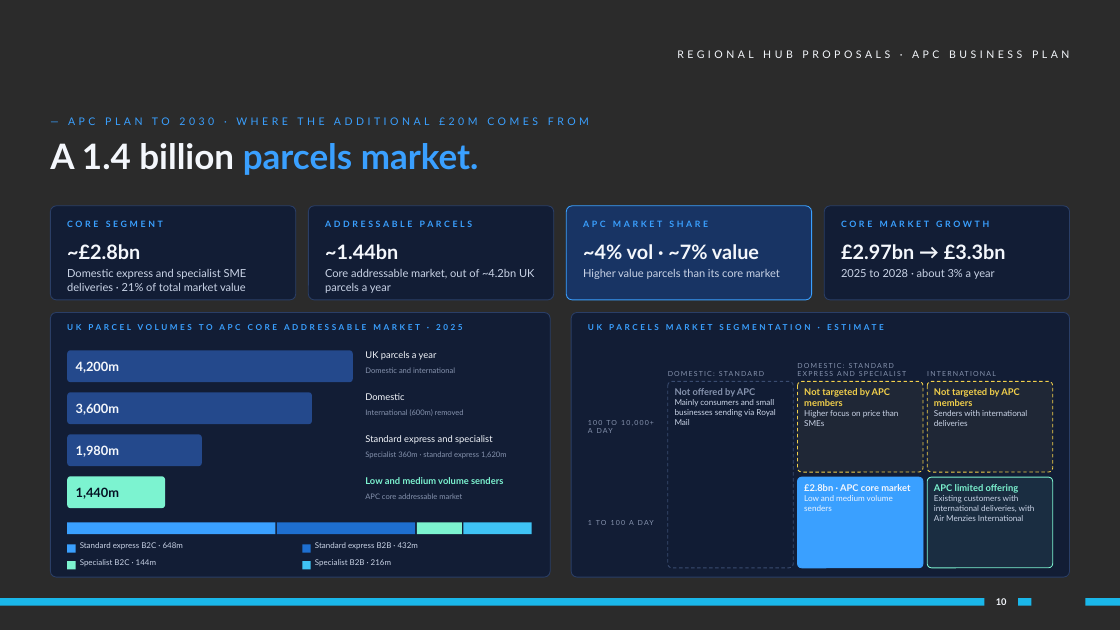
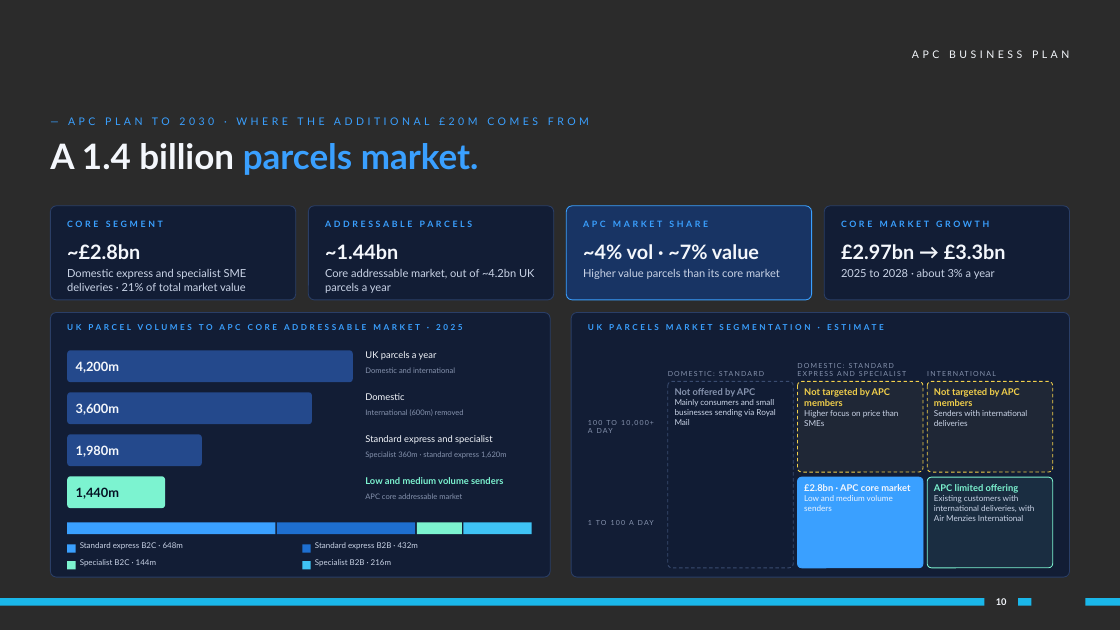
Before and after one commit to dannygrigg/orion-final-1605, a slide deck: slide 10 of share/apc-cannock-phase2-v4/presentation.pptx. Drawn at 1120x630 pixels with LibreOffice and Linux fonts; fonts in the diff are those of the drawing; background and template pictures are left out; a plain dark background stands for a picture behind light text. Boxes give left, top, right and bottom in pixels: in the first picture for what was removed or moved away, otherwise in the second. Text is boxed around its words. In the diff, an @@ line names an element or a change of style, - is before the commit and + after.

```diff
--- a/share/apc-cannock-phase2-v4/presentation.pptx
+++ b/share/apc-cannock-phase2-v4/presentation.pptx
@@ text at (912, 50, 1069, 58): text changed @@
-REGIONAL HUB PROPOSALS · APC BUSINESS PLAN
+APC BUSINESS PLAN
```
Also in this commit, not shown: 14 other slides changed, 2 other files.
